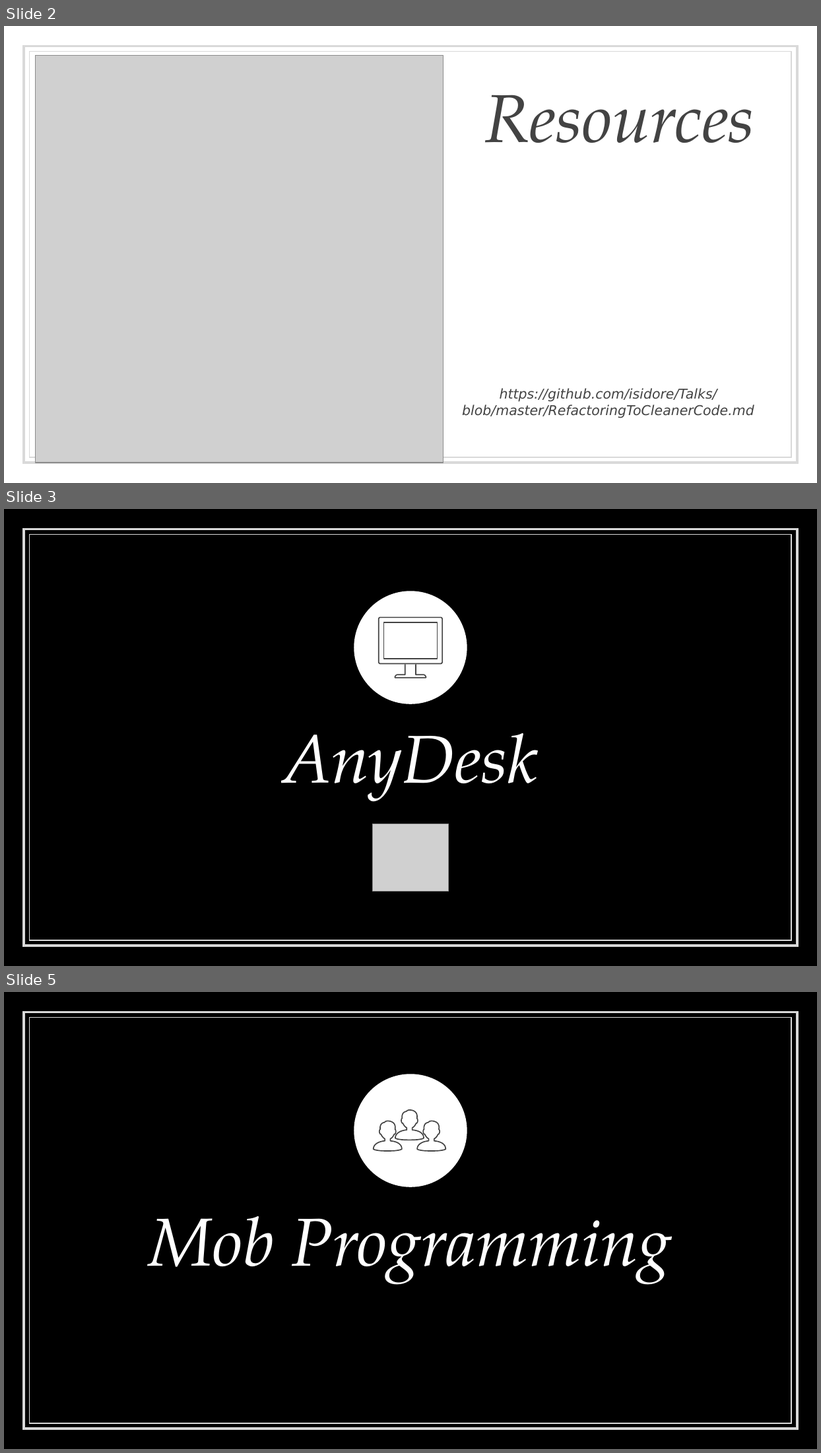
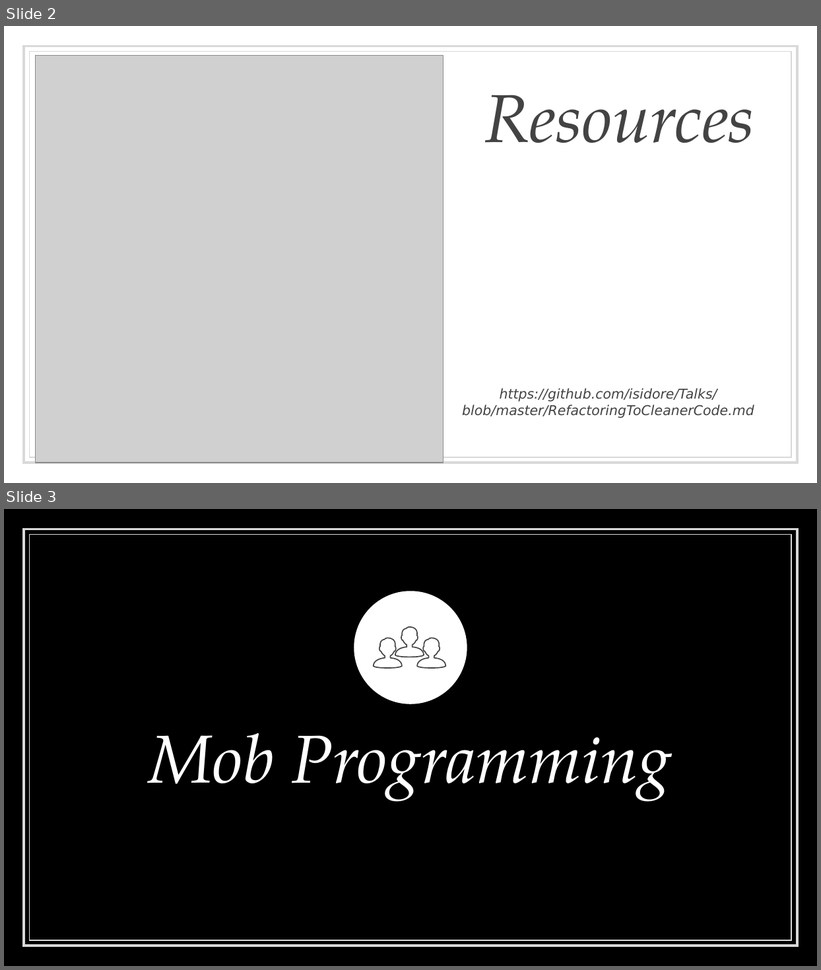
Before and after one commit to LearnWithLlew/RefactoringToCleanerCode.Slides, a slide deck: RefactoringToCleanerCode-In Person.pptx. Shown one above the other, each under a label of ours: slides 2, 3 and 5 before the commit, slides 2 and 3 after it; the slides between them are not shown. The pictures are 821x1453 and 821x970 pixels, drawn with LibreOffice and Linux fonts; fonts in the diff are those of the drawing; grey boxes stand for pictures. Boxes give left, top, right and bottom in pixels: in the first picture for what was removed or moved away, otherwise in the second. Text is boxed around its words. In the diff, an @@ line names an element or a change of style, - is before the commit and + after.

```diff
--- a/RefactoringToCleanerCode-In Person.pptx
+++ b/RefactoringToCleanerCode-In Person.pptx
@@ slide 3 removed at (4,509,817,966), background #000000; not listed: 2 template elements that a slide beside it also shows @@
@@ ellipse removed at (354,591,467,704) @@
@@ freeform shape removed at (379,617,442,663) @@
@@ freeform shape removed at (395,664,426,677) @@
@@ title removed at (283,733,538,802) @@
-AnyDesk
@@ picture removed at (372,824,448,892) @@
@@ what was slide 5 is now slide 3 @@
```
Also in this commit, not shown: 2 slides changed, 2 slides added, 5 other slides removed.
